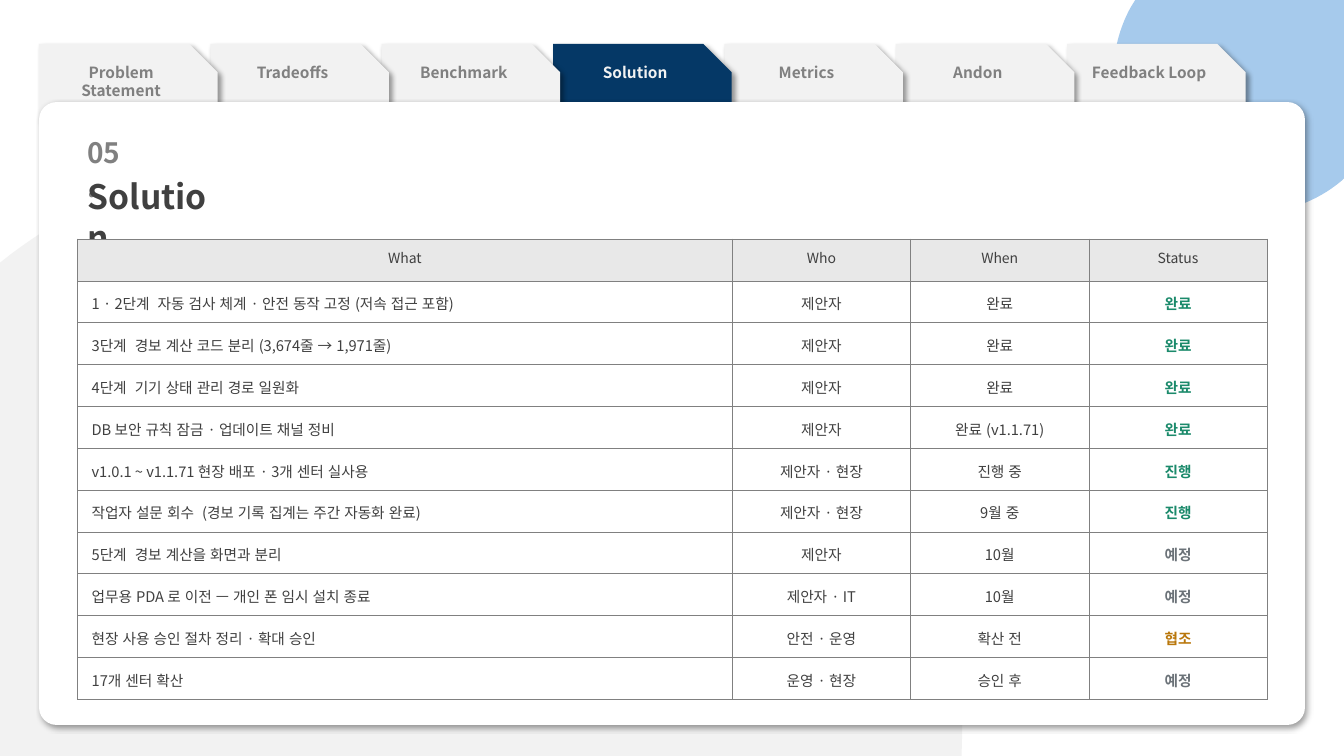
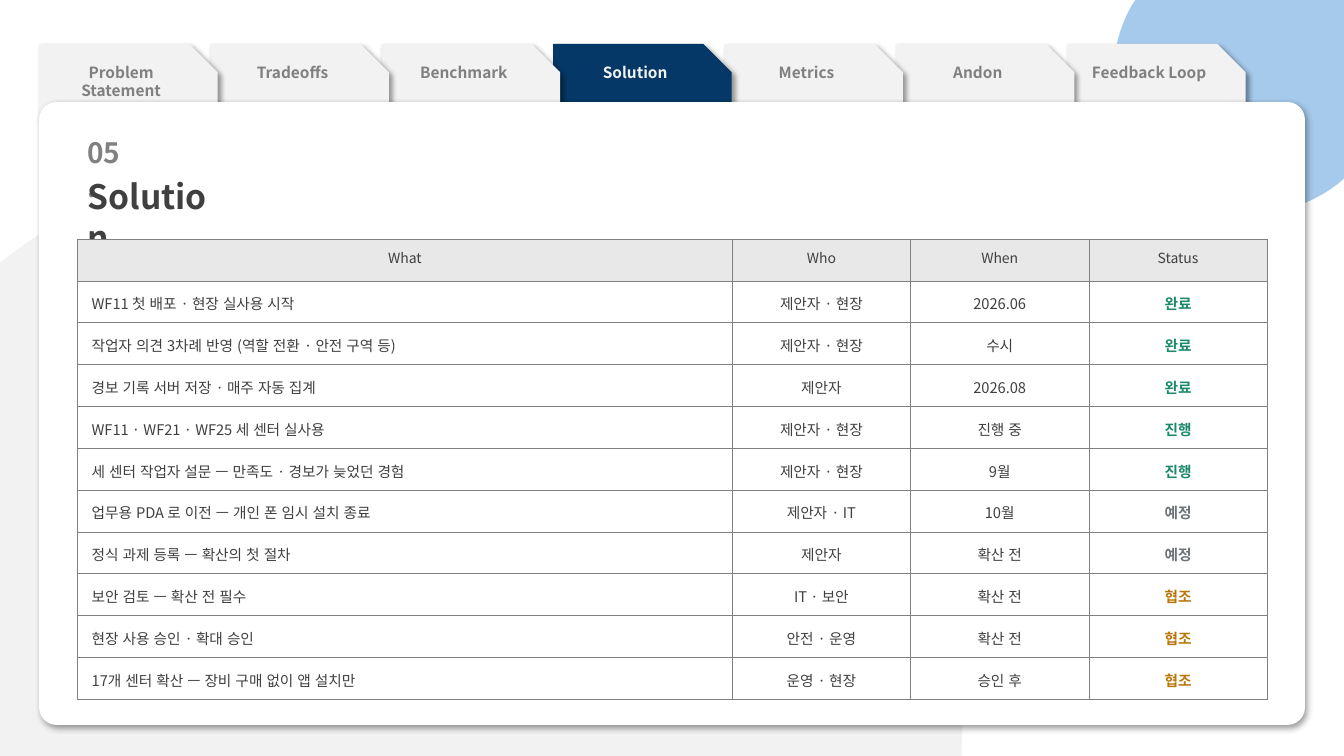
Before and after one commit to pslymzero-cyber/SafeAlert, a slide deck: slide 10 of docs/presentation/contest/SafeAlert_CouSolve_Contest.pptx. Drawn at 1344x756 pixels with LibreOffice and Linux fonts; fonts in the diff are those of the drawing. Boxes give left, top, right and bottom in pixels: in the first picture for what was removed or moved away, otherwise in the second. Text is boxed around its words. In the diff, an @@ line names an element or a change of style, - is before the commit and + after.

```diff
--- a/docs/presentation/contest/SafeAlert_CouSolve_Contest.pptx
+++ b/docs/presentation/contest/SafeAlert_CouSolve_Contest.pptx
@@ table at (78,239,1267,700) @@
-row 2: 1 · 2단계 자동 검사 체계 · 안전 동작 고정 (저속 접근 포함) | 제안자 | 완료 | 완료
-row 3: 3단계 경보 계산 코드 분리 (3,674줄 → 1,971줄) | 제안자 | 완료 | 완료
-row 4: 4단계 기기 상태 관리 경로 일원화 | 제안자 | 완료 | 완료
-row 5: DB 보안 규칙 잠금 · 업데이트 채널 정비 | 제안자 | 완료 (v1.1.71) | 완료
-row 6: v1.0.1 ~ v1.1.71 현장 배포 · 3개 센터 실사용 | 제안자 · 현장 | 진행 중 | 진행
-row 7: 작업자 설문 회수 (경보 기록 집계는 주간 자동화 완료) | 제안자 · 현장 | 9월 중 | 진행
-row 8: 5단계 경보 계산을 화면과 분리 | 제안자 | 10월 | 예정
+row 2: WF11 첫 배포 · 현장 실사용 시작 | 제안자 · 현장 | 2026.06 | 완료
+row 3: 작업자 의견 3차례 반영 (역할 전환 · 안전 구역 등) | 제안자 · 현장 | 수시 | 완료
+row 4: 경보 기록 서버 저장 · 매주 자동 집계 | 제안자 | 2026.08 | 완료
+row 5: WF11 · WF21 · WF25 세 센터 실사용 | 제안자 · 현장 | 진행 중 | 진행
+row 6: 세 센터 작업자 설문 — 만족도 · 경보가 늦었던 경험 | 제안자 · 현장 | 9월 | 진행
-row 10: 현장 사용 승인 절차 정리 · 확대 승인 | 안전 · 운영 | 확산 전 | 협조
-row 11: 17개 센터 확산 | 운영 · 현장 | 승인 후 | 예정
+row 8: 정식 과제 등록 — 확산의 첫 절차 | 제안자 | 확산 전 | 예정
+row 9: 보안 검토 — 확산 전 필수 | IT · 보안 | 확산 전 | 협조
+row 10: 현장 사용 승인 · 확대 승인 | 안전 · 운영 | 확산 전 | 협조
+row 11: 17개 센터 확산 — 장비 구매 없이 앱 설치만 | 운영 · 현장 | 승인 후 | 협조
```
Also in this commit, not shown: 12 other slides changed, 2 other files.
